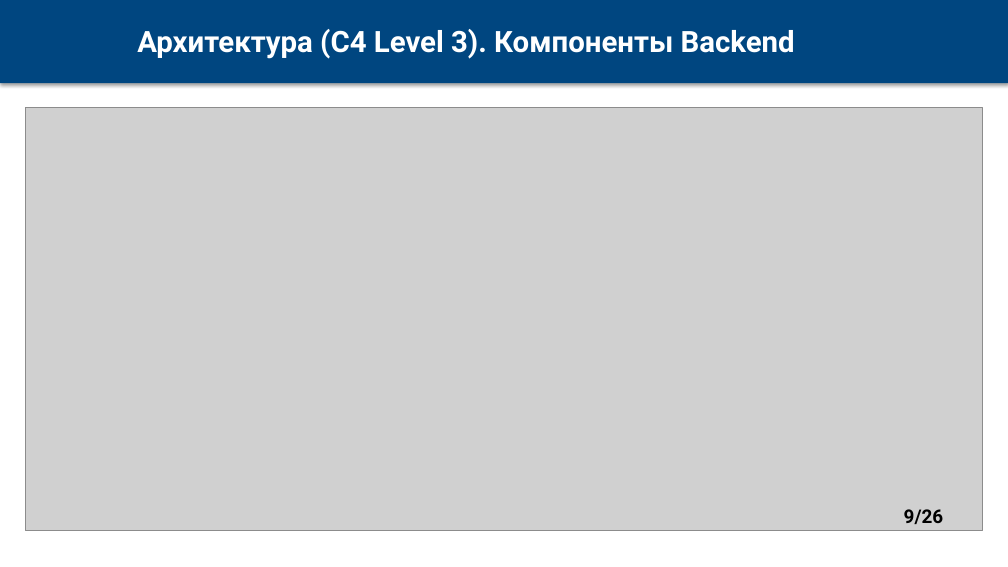
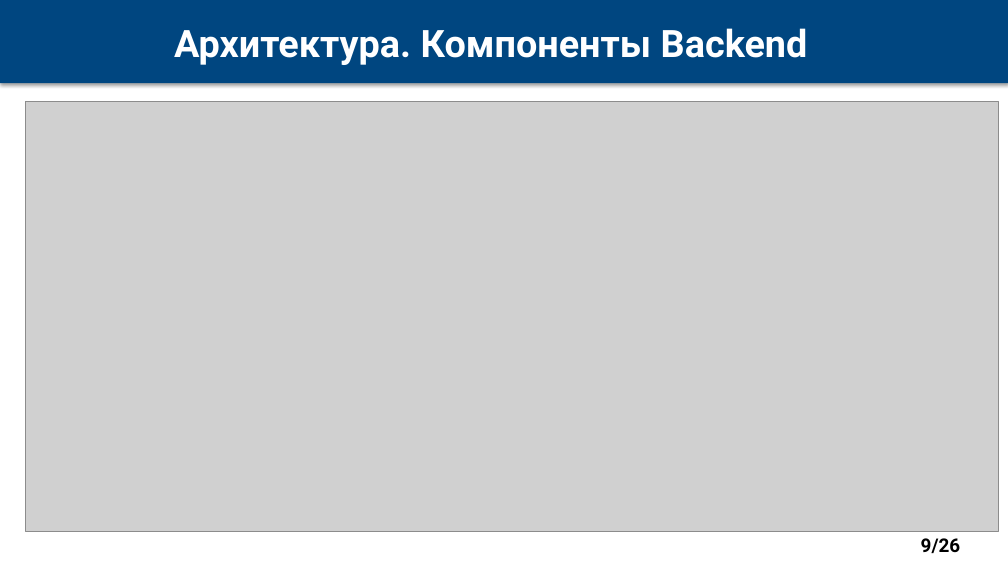
Before and after one commit to dulumdomdom/Nothing, a slide deck: slide 9 of MDM_Presentation.pptx. Drawn at 1008x567 pixels with LibreOffice and Linux fonts; fonts in the diff are those of the drawing; grey boxes stand for pictures. Boxes give left, top, right and bottom in pixels: in the first picture for what was removed or moved away, otherwise in the second. Text is boxed around its words. In the diff, an @@ line names an element or a change of style, - is before the commit and + after.

```diff
--- a/MDM_Presentation.pptx
+++ b/MDM_Presentation.pptx
@@ text at (174, 28, 808, 65): text changed; size 28 to 36 pt @@
-Архитектура (C4 Level 3). Компоненты Backend
+Архитектура. Компоненты Backend
@@ picture: place and size @@
-picture at (25, 107, 983, 530)
+picture at (25, 101, 998, 531)
@@ page number: place and size @@
-page number at (904, 509, 944, 524)
+page number at (921, 538, 961, 553)
```
Also in this commit, not shown: 19 other slides changed.
